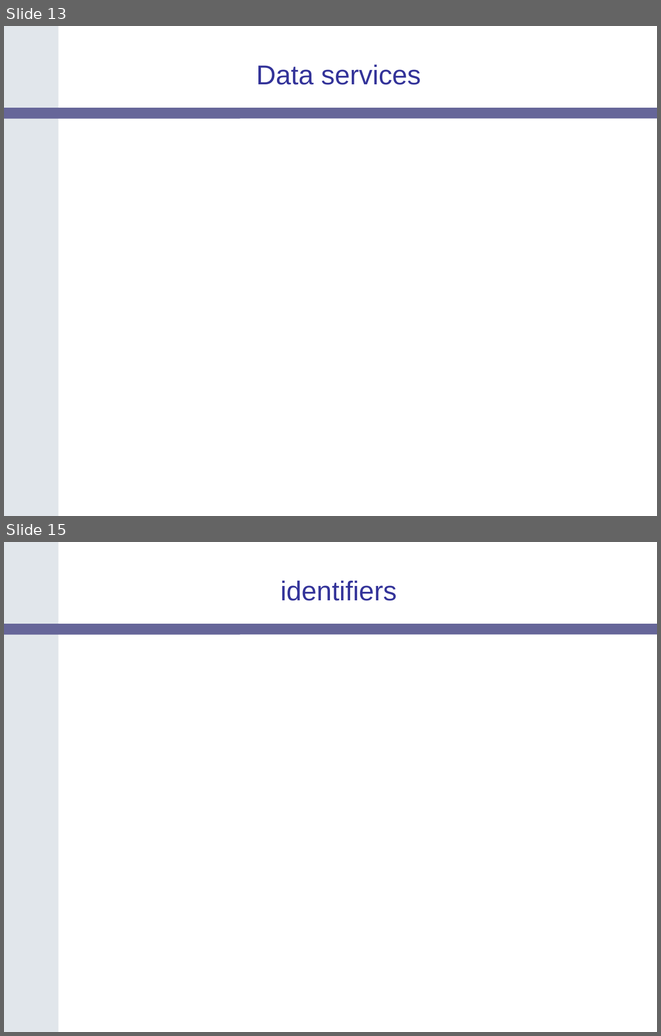
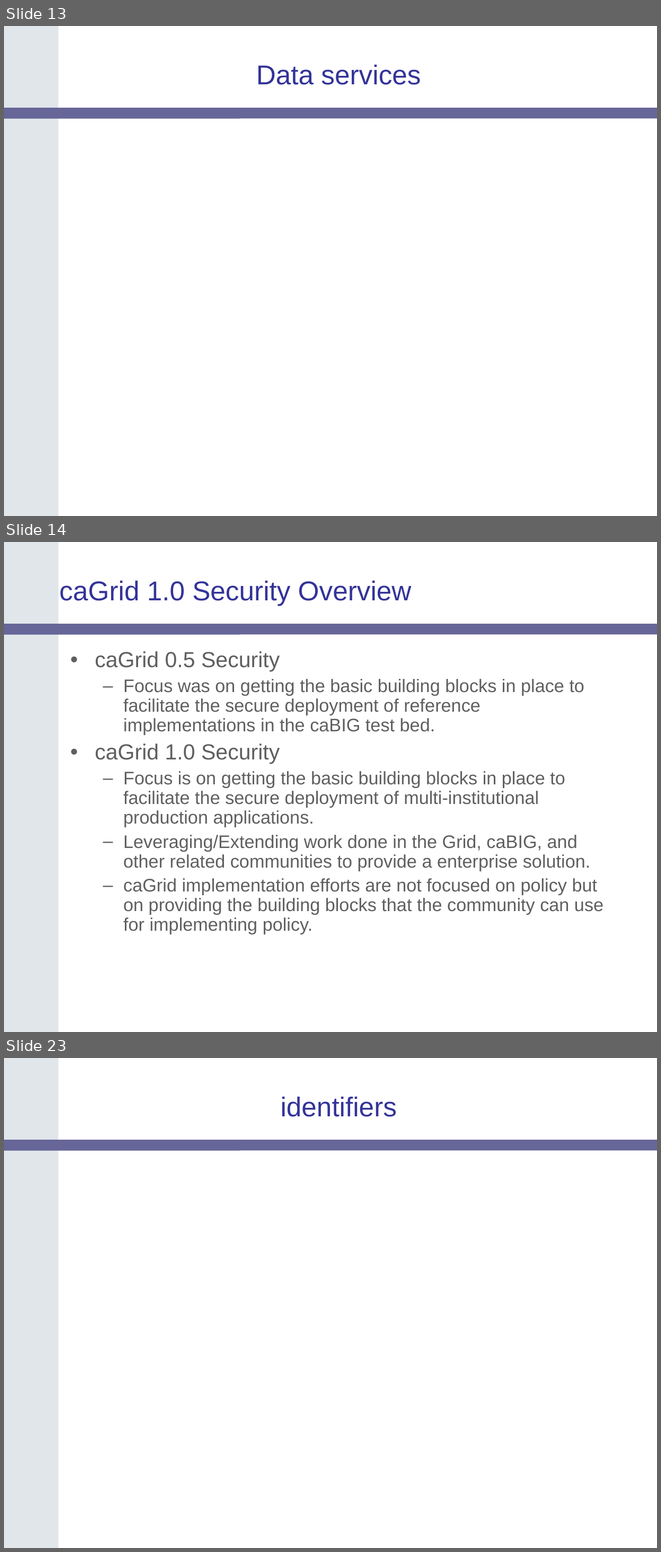
Before and after one commit to NCIP/cagrid-portal, a slide deck: cagrid-1-0/Documentation/presentations/200604_AnnualMeeting/caGrid-1.0-Architecture_caBIG-Annual-Meeting06.ppt. Shown one above the other, each under a label of ours: slides 13 and 15 before the commit, slides 13, 14 and 23 after it; the slides between them are not shown. The pictures are 661x1036 and 661x1552 pixels, drawn with LibreOffice and Linux fonts; fonts in the diff are those of the drawing; background and template pictures are left out. Boxes give left, top, right and bottom in pixels: in the first picture for what was removed or moved away, otherwise in the second. Text is boxed around its words. In the diff, an @@ line names an element or a change of style, - is before the commit and + after.

```diff
--- a/cagrid-1-0/Documentation/presentations/200604_AnnualMeeting/caGrid-1.0-Architecture_caBIG-Annual-Meeting06.ppt
+++ b/cagrid-1-0/Documentation/presentations/200604_AnnualMeeting/caGrid-1.0-Architecture_caBIG-Annual-Meeting06.ppt
@@ slide 14 added at bbox=[4, 542, 657, 1032], background #FFFFFF; not listed: 2 template elements that a slide beside it also shows @@
@@ title added at bbox=[59, 581, 412, 606], 30 pt, text #333399 @@
+caGrid 1.0 Security Overview
@@ text added at bbox=[95, 651, 603, 934], 20 pt, text #5F5F5F @@
+• caGrid 0.5 Security
+  – Focus was on getting the basic building blocks in place to facilitate the secure deployment of reference implementations in the caBIG test bed.
+• caGrid 1.0 Security
+  – Focus is on getting the basic building blocks in place to facilitate the secure deployment of multi-institutional production applications.
+  – Leveraging/Extending work done in the Grid, caBIG, and other related communities to provide a enterprise solution.
+  – caGrid implementation efforts are not focused on policy but on providing the building blocks that the community can use for implementing policy.
@@ what was slide 15 is now slide 23 @@
```
Also in this commit, not shown: 8 other slides added, 1 slide removed.
